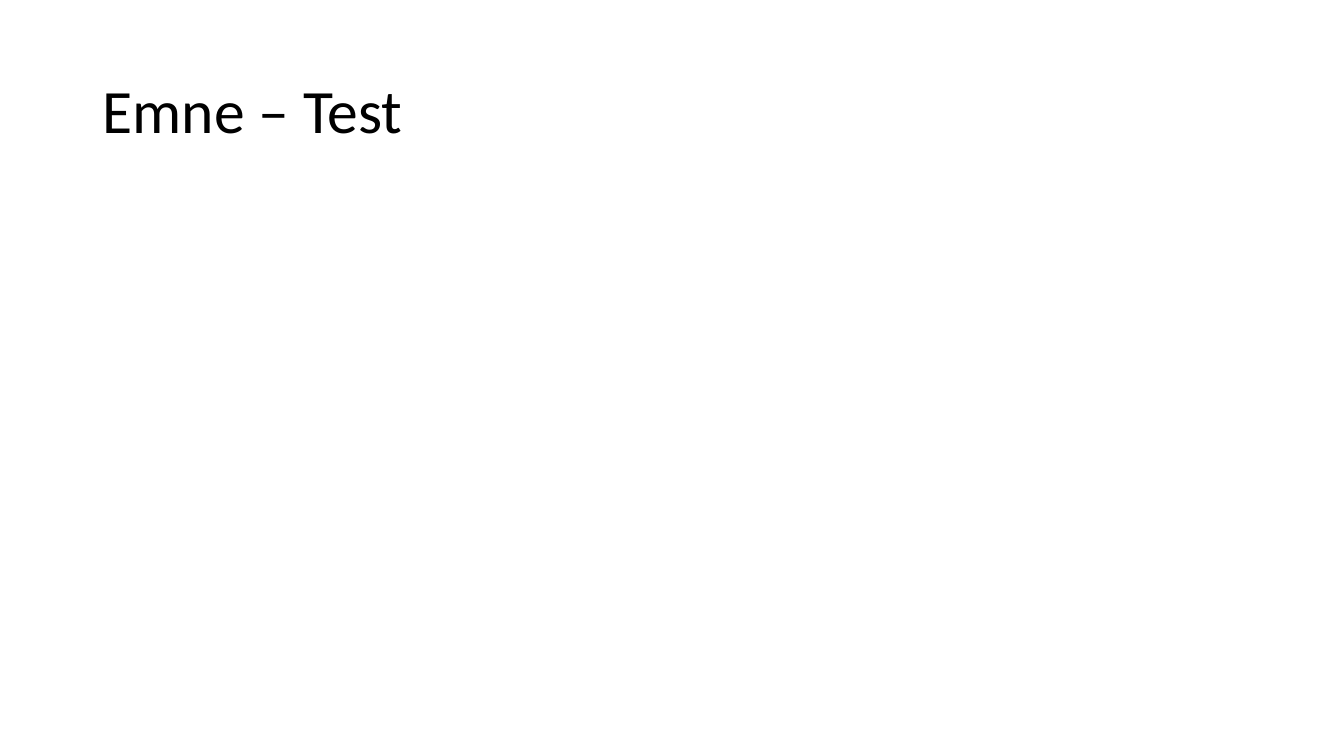
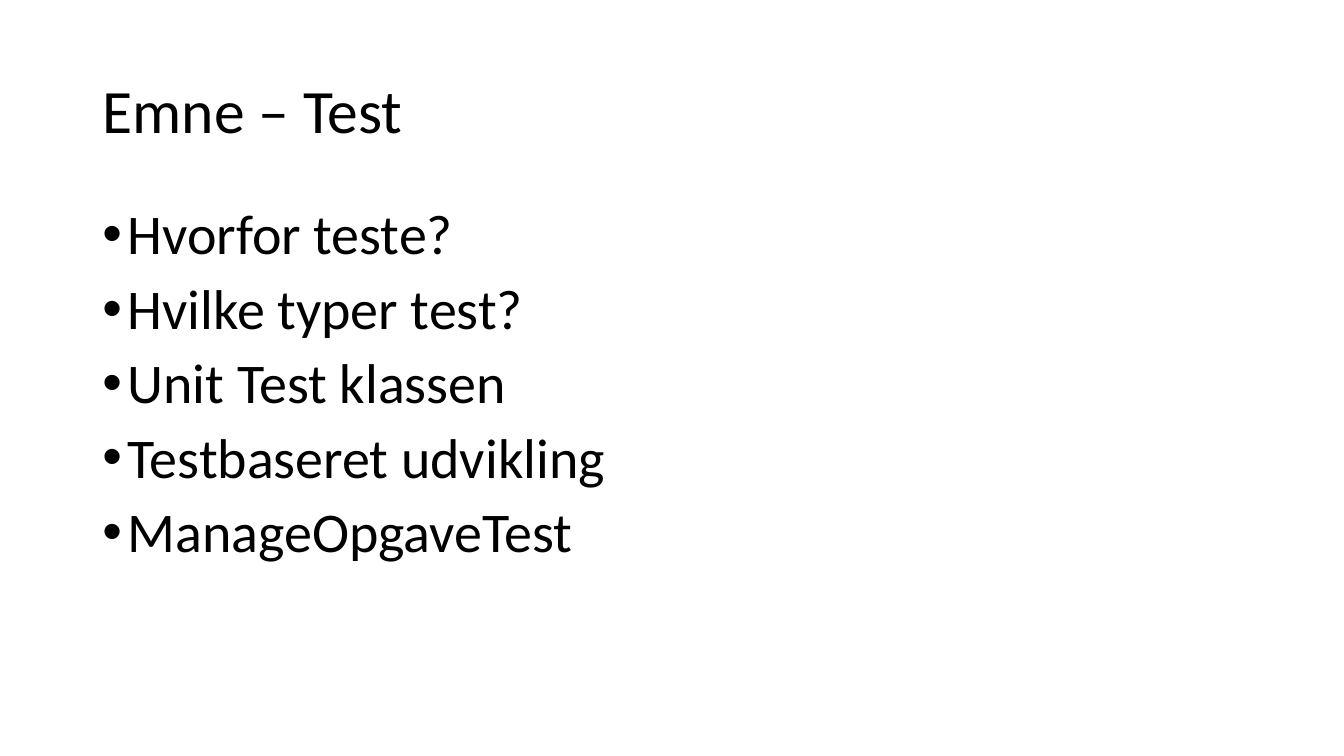
Before and after one commit to AndersSkovNielsen/RisoeProjektTeamA, a slide deck: slide 8 of Eksamensnoter/Powerpoint.pptx (slide 7 before the commit). Drawn at 1344x756 pixels with LibreOffice and Linux fonts; fonts in the diff are those of the drawing. Boxes give left, top, right and bottom in pixels: in the first picture for what was removed or moved away, otherwise in the second. Text is boxed around its words. In the diff, an @@ line names an element or a change of style, - is before the commit and + after.

```diff
--- a/Eksamensnoter/Powerpoint.pptx
+++ b/Eksamensnoter/Powerpoint.pptx
@@ text added at (128,215,605,562), 40 pt, text #000000 @@
+• Hvorfor teste?
+• Hvilke typer test?
+• Unit Test klassen
+• Testbaseret udvikling
+• ManageOpgaveTest
```
Also in this commit, not shown: 1 other slide changed, 3 slides added, 1 slide removed, 2 other files.
